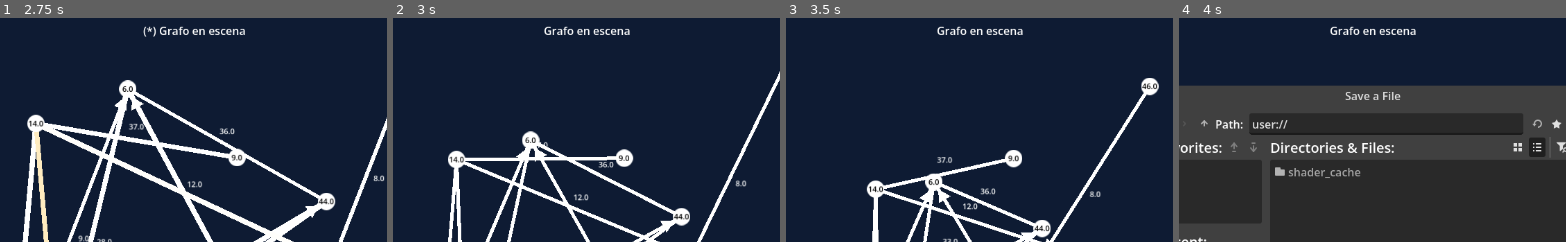
Above: before the commit, frames 1-4 (left to right).
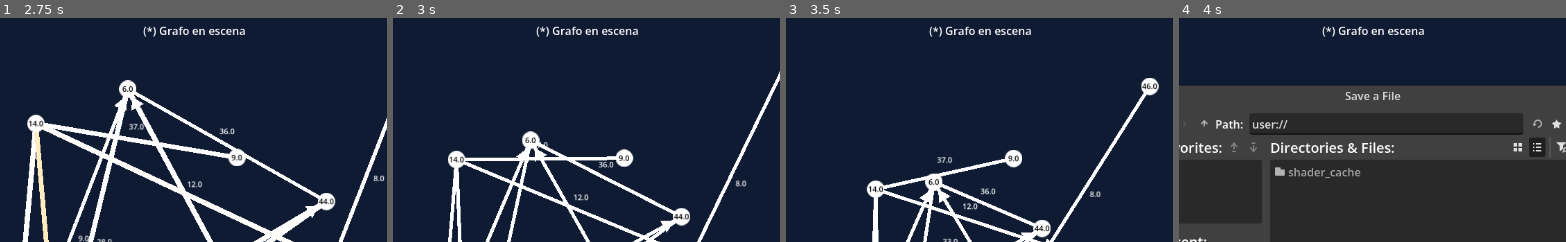
Above: after the commit, the same moments.

Repository: Andresit1524/graphim
Game: Godot game, scene res://assets/world/world.tscn
The game is run twice, just before and just after one commit, with the same random seed, the same clock (stepped at 60 frames per second) and the same inputs.
Inputs:
- Up to frame 1 (2.75 s): click "Dibujar aristas" at 0.5 s; click "Aristas dirigidas" at 1.25 s; click "Aleatorizar" at 2 s
- Up to frame 2 (3 s): click "Guardar" at 2.75 s
- Up to frame 3 (3.5 s): no input
- Up to frame 4 (4 s): click "Guardar como" at 3.5 s
The pictures show only the part of the screen within x 23-73%, y 2-52%; the shares and areas given below are measured in that part.

Frame 1 is identical in both runs. In frame 2, 0.6% of the frame differs, in the area x 36-64%, y 3-9%; in frame 3, 0.6%; in frame 4, 0.6%.
Error after the commit: Invalid access to property or key 'nodes' on a base object of type 'Resource (GraphData)'. (res://assets/world/world.gd:74)

Commit message:
Corrección para cálculo de adyacencias GraphData
Ahora si sigue una lógica correcta

Diff:
--- a/assets/graph_data/graph_data.gd
+++ b/assets/graph_data/graph_data.gd
@@ -1,49 +1,55 @@
-## [code]GraphData[/code] contiene los datos de una grafo, de forma serializable y persistente.
+## Contiene los datos de un grafo (no referencias), de forma serializable y persistente
 class_name GraphData extends Resource
 
 
-## Lista de nodos
-@export var nodes: Array
+## Lista de datos de nodos
+@export var nodes_data: Array
 
-## Lista de aristas
-@export var edges: Array
+## Lista de datos de aristas
+@export var edges_data: Array
 
 
 ## Obtiene la lista de adyacencia del grafo actual
-func get_adyacency_list() -> Dictionary[GraphimNode, Array]:
+# ? Se usará para los algoritmos, pero eso es más adelante
+func get_adyacency_list() -> Dictionary[NodeData, Array]:
 	var adyacency_list := {}
-	for node: GraphimNode in nodes:
-		adyacency_list[node] = edges.filter(
-			func(e: GraphimEdge): return e.data.start_node == node
-		).map(
-			func(e: GraphimEdge): return e.data.end_node
-		)
+	var nodes_by_uid := {}
+
+	# Registra por UID
+	for n in nodes_data:
+		nodes_by_uid[n.uid] = n
+		adyacency_list[n] = []
+
+	# Filtra
+	for e in edges_data:
+		var start: NodeData = nodes_by_uid.get(e.start_uid)
+		var end: NodeData = nodes_by_uid.get(e.end_uid)
+		if start and end: adyacency_list[start].append(end)
 
 	return adyacency_list
 
 
-## Obtiene la matriz de adyacencia del grafo actual.
+## Obtiene la matriz de adyacencia (en producto cartesiano) del grafo actual.
 ## Formato: [inicio, final]: peso. Si no existe, el peso es NAN
+# ? Se usará para los algoritmos, pero eso es más adelante
 func get_adyacency_matrix() -> Dictionary[Array, float]:
 	var adyacency_matrix := {}
+	var nodes_by_uid := {}
+
+	# Registra por UID
+	for n in nodes_data:
+		nodes_by_uid[n.uid] = n
 
 	# Primera pasada para las aristas
-	for node_a: GraphimNode in nodes:
-		for node_b: GraphimNode in nodes:
-			adyacency_matrix[[node_a, node_b]] = edges.filter(
-				func(e: GraphimEdge): return (
-					e.data.start_node == node_a
-					and e.data.end_node == node_b
-				)
-			).map(
-				func(e: GraphimEdge): return e.data.weight
-			)
+	for e in edges_data:
+		var start: NodeData = nodes_by_uid.get(e.start_uid)
+		var end: NodeData = nodes_by_uid.get(e.end_uid)
+		if start and end: adyacency_matrix[[start, end]] = e.weight
 
 	# Segunda pasada para el resto
-	for node_a: GraphimNode in nodes:
-		for node_b: GraphimNode in nodes:
+	for node_a: NodeData in nodes_data:
+		for node_b: NodeData in nodes_data:
 			if adyacency_matrix.has([node_a, node_b]): continue
-
 			adyacency_matrix[[node_a, node_b]] = NAN
 
 	return adyacency_matrix
